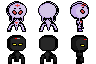
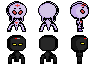
Comparing the layer stacks of the two w=96, h=64 images. Changes:
painted on "F4 (150ms) (replace)" over (76, 38, 87, 64)
painted on "F3 (150ms) (replace)" over (77, 56, 82, 62)
painted on "F2 (150ms) (replace)" over (76, 57, 84, 64)
painted on "F1 (150ms) (replace)" over (77, 56, 82, 62)
